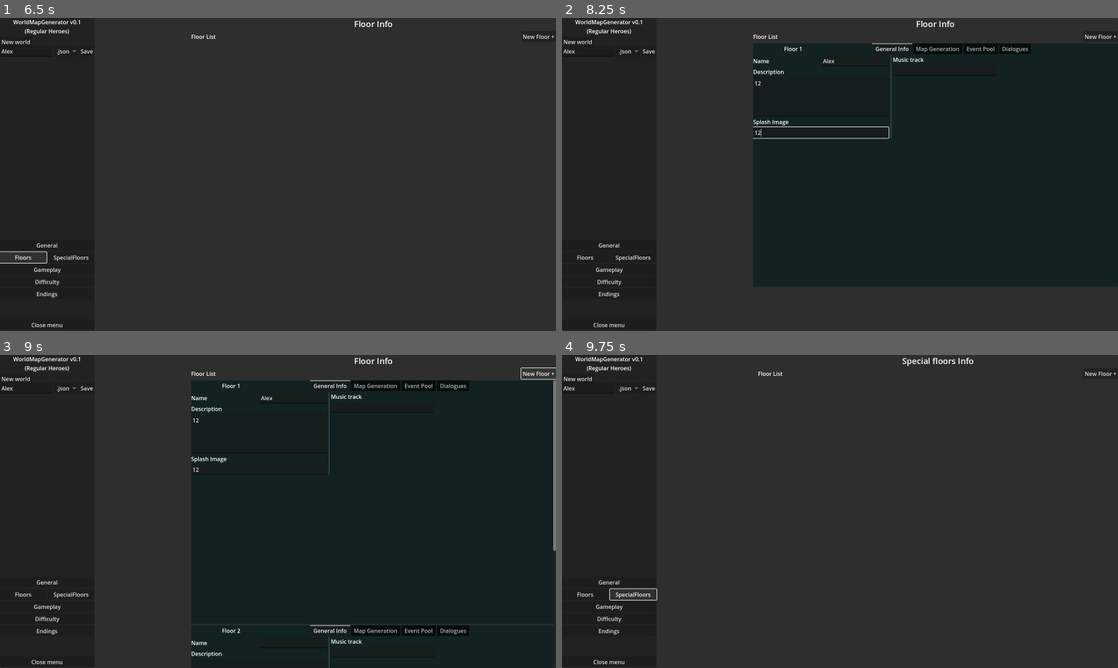
Above: before the commit, frames 1-4 (two rows, left to right).
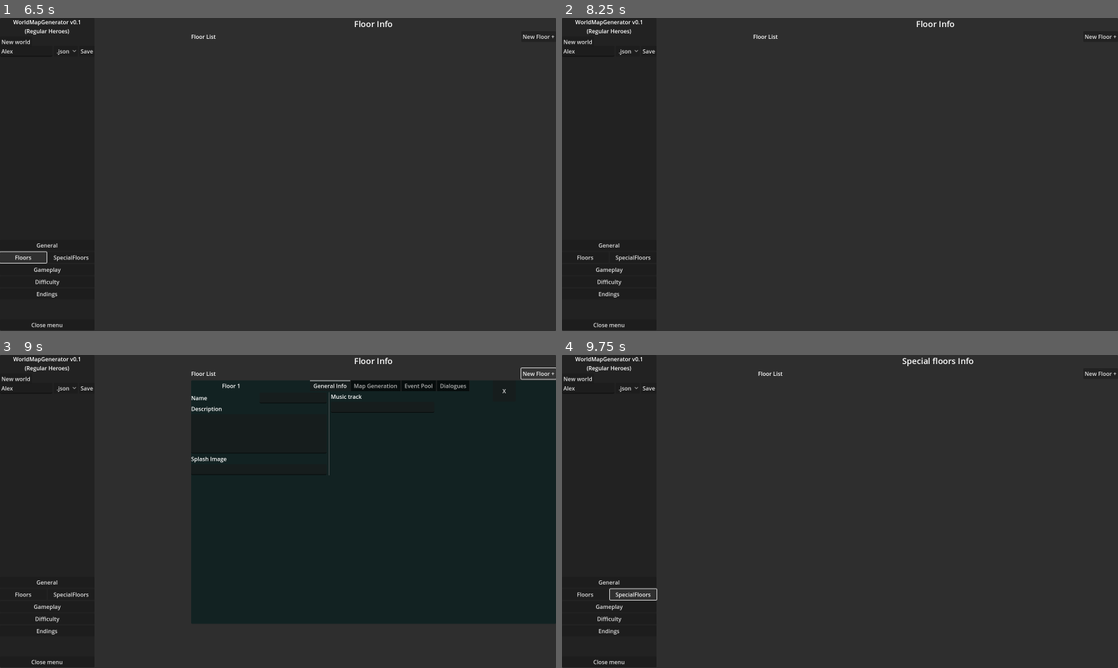
Above: after the commit, the same moments.

Repository: j-madariaga/godot-regh-world-creator
Game: Godot game, scene res://src/Scenes/MainWindow.tscn
Same seed, same stepped clock (60 frames per second), same inputs: the game is played once before the commit and once after it.
Inputs (mouse positions are in pixels of both pictures, inside the frame that each line leads up to):
- Up to frame 1 (6.5 s): click (27, 52) at 0.52 s; type "Alex" at 0.6 s; click (322, 39) at 0.75 s; type "Alex" at 0.83 s; click (511, 39) at 0.98 s; type "Alex" at 1.07 s; click (467, 55) at 1.27 s; type "Alex" at 1.35 s; click (378, 133) at 1.5 s; type "12" at 1.58 s; click "Save" at 2 s; click "New world" at 2.75 s; click "New world" at 3.5 s; click ".json" at 4.25 s; click "General" at 5 s; click "Floors" at 5.75 s
- Up to frame 2 (8.25 s): click "New Floor +" at 6.5 s; click (856, 61) at 7.27 s; type "Alex" at 7.35 s; click (823, 96) at 7.5 s; type "12" at 7.58 s; click (823, 133) at 7.73 s; type "12" at 7.82 s; click (1067, 55) at 8 s, where only the run after the commit has a clickable "X"
- Up to frame 3 (9 s): click "New Floor +" at 8.75 s
- Up to frame 4 (9.75 s): click "SpecialFloors" at 9.5 s

Frame 1 is identical in both runs. In frame 2, 46% of the frame differs, in the area x 34-100%, y 8-86%; in frame 3, 7.2%; in frame 4, nothing differs.
Error in both runs: Attempt to call function 'is_open' in base 'null instance' on a null instance. (res://src/Scripts/UI/WorldMapCreator.gd:200)

Commit message:
Encounter option effects added

Diff:
--- a/src/Scenes/EncounterTypes/BossEventObj.tscn
+++ b/src/Scenes/EncounterTypes/BossEventObj.tscn
@@ -24,6 +24,13 @@
 [node name="EventName" type="LineEdit" parent="VBoxContainer/Name"]
 layout_mode = 2
 size_flags_horizontal = 3
+
+[node name="CloseButton" type="Button" parent="VBoxContainer/Name"]
+layout_mode = 2
+size_flags_horizontal = 3
+size_flags_stretch_ratio = 0.3
+text = "X
+"
 
 [node name="Description" type="VBoxContainer" parent="VBoxContainer"]
 layout_mode = 2
@@ -110,4 +117,5 @@
 layout_mode = 2
 text = "Eligible from event pool"
 
+[connection signal="button_up" from="VBoxContainer/Name/CloseButton" to="." method="OnClose"]
 [connection signal="button_up" from="VBoxContainer/Button" to="." method="AddDialogue"]
--- a/src/Scenes/EncounterTypes/EncounterEventObj.tscn
+++ b/src/Scenes/EncounterTypes/EncounterEventObj.tscn
@@ -3,12 +3,13 @@
 [ext_resource type="Script" uid="uid://p1w1t2r18bm3" path="res://src/Scripts/UI/EventEncounterObj.gd" id="1_spi4o"]
 
 [node name="EventEncounterObj" type="PanelContainer"]
-custom_minimum_size = Vector2(500, 440)
+custom_minimum_size = Vector2(700, 440)
 offset_right = 583.0
 offset_bottom = 430.0
 script = ExtResource("1_spi4o")
 
 [node name="MainScreen" type="VBoxContainer" parent="."]
+visible = false
 layout_mode = 2
 
 [node name="Name" type="HBoxContainer" parent="MainScreen"]
@@ -24,6 +25,13 @@
 [node name="EventName" type="LineEdit" parent="MainScreen/Name"]
 layout_mode = 2
 size_flags_horizontal = 3
+
+[node name="CloseButton" type="Button" parent="MainScreen/Name"]
+layout_mode = 2
+size_flags_horizontal = 3
+size_flags_stretch_ratio = 0.3
+text = "X
+"
 
 [node name="Description" type="VBoxContainer" parent="MainScreen"]
 layout_mode = 2
@@ -82,6 +90,26 @@
 layout_mode = 2
 text = "Close options"
 
+[node name="AddOptionButton" type="Button" parent="OptionContainer"]
+layout_mode = 2
+size_flags_horizontal = 0
+text = "Add Option"
+
+[node name="OptLabel" type="Label" parent="OptionContainer"]
+layout_mode = 2
+text = "Option List"
+
+[node name="OptScroll" type="ScrollContainer" parent="OptionContainer"]
+layout_mode = 2
+size_flags_vertical = 3
+
+[node name="OptList" type="HBoxContainer" parent="OptionContainer/OptScroll"]
+layout_mode = 2
+size_flags_horizontal = 3
+size_flags_vertical = 3
+
+[connection signal="button_up" from="MainScreen/Name/CloseButton" to="." method="OnClose"]
 [connection signal="button_up" from="MainScreen/ButtonHolder/AddDialogueButton" to="." method="AddDialogue"]
 [connection signal="button_up" from="MainScreen/ButtonHolder/OpenOptionsButton" to="." method="OpenOptionsTab"]
 [connection signal="button_up" from="OptionContainer/CloseButton" to="." method="CloseOptionsTab"]
+[connection signal="button_up" from="OptionContainer/AddOptionButton" to="." method="CreateOptionHolder"]
--- a/src/Scenes/EncounterTypes/FightEventObj.tscn
+++ b/src/Scenes/EncounterTypes/FightEventObj.tscn
@@ -24,6 +24,13 @@
 [node name="EventName" type="LineEdit" parent="VBoxContainer/Name"]
 layout_mode = 2
 size_flags_horizontal = 3
+
+[node name="CloseButton" type="Button" parent="VBoxContainer/Name"]
+layout_mode = 2
+size_flags_horizontal = 3
+size_flags_stretch_ratio = 0.3
+text = "X
+"
 
 [node name="Description" type="VBoxContainer" parent="VBoxContainer"]
 layout_mode = 2
@@ -89,4 +96,5 @@
 layout_mode = 2
 text = "Eligible from event pool"
 
+[connection signal="button_up" from="VBoxContainer/Name/CloseButton" to="." method="OnClose"]
 [connection signal="button_up" from="VBoxContainer/Button" to="." method="AddDialogue"]
--- a/src/Scenes/FloorButton.tscn
+++ b/src/Scenes/FloorButton.tscn
@@ -16,6 +16,15 @@
 [node name="Organizer" type="Control" parent="."]
 layout_mode = 2
 
+[node name="CloseButton" type="Button" parent="Organizer"]
+layout_mode = 2
+offset_left = 868.0
+offset_right = 934.0
+offset_bottom = 61.0
+size_flags_horizontal = 4
+text = "X
+"
+
 [node name="HBoxContainer" type="HBoxContainer" parent="Organizer"]
 layout_mode = 2
 offset_right = 802.0
@@ -353,6 +362,7 @@
 [node name="DialogueList" type="HBoxContainer" parent="Organizer/DialogueData/Right/ScrollHolder"]
 layout_mode = 2
 
+[connection signal="button_up" from="Organizer/CloseButton" to="." method="OnClose"]
 [connection signal="tab_changed" from="Organizer/HBoxContainer/TabBar" to="." method="SwitchTab"]
 [connection signal="button_up" from="Organizer/EventData/Right/EventTypes/AddType" to="." method="AddNodeType"]
 [connection signal="tab_changed" from="Organizer/EventData/Right/TypeBar" to="." method="SwitchEventTab"]
--- a/src/Scenes/Utils/DialogueEntry.tscn
+++ b/src/Scenes/Utils/DialogueEntry.tscn
@@ -64,3 +64,15 @@
 layout_mode = 2
 size_flags_vertical = 3
 text = "1st time dialogue"
+
+[node name="Button" type="Button" parent="."]
+layout_mode = 1
+anchors_preset = 1
+anchor_left = 1.0
+anchor_right = 1.0
+offset_left = -42.0
+offset_bottom = 46.0
+grow_horizontal = 0
+text = "X"
+
+[connection signal="button_up" from="Button" to="." method="OnClose"]
--- /dev/null
+++ b/src/Scenes/Utils/DictEntry.tscn
@@ -0,0 +1,12 @@
+[gd_scene load_steps=2 format=3 uid="uid://d10g8uok2n4o3"]
+
+[ext_resource type="Script" uid="uid://0k8su85dq2b4" path="res://src/Scripts/UI/DictEntry.gd" id="1_i1lwq"]
+
+[node name="Value" type="CodeEdit"]
+custom_minimum_size = Vector2(0, 200)
+offset_top = 42.0
+offset_right = 402.0
+offset_bottom = 242.0
+size_flags_horizontal = 3
+placeholder_text = "Value"
+script = ExtResource("1_i1lwq")
--- /dev/null
+++ b/src/Scenes/Utils/EncounterOptionObj.tscn
@@ -0,0 +1,121 @@
+[gd_scene load_steps=2 format=3 uid="uid://dltaswy7hmofy"]
+
+[ext_resource type="Script" uid="uid://caxpdlrrh775x" path="res://src/Scripts/UI/OptionObj.gd" id="1_uay6i"]
+
+[node name="OptionObj" type="VBoxContainer"]
+custom_minimum_size = Vector2(400, 400)
+size_flags_horizontal = 3
+script = ExtResource("1_uay6i")
+
+[node name="Organizer" type="HBoxContainer" parent="."]
+layout_mode = 2
+size_flags_vertical = 3
+
+[node name="Left" type="VBoxContainer" parent="Organizer"]
+layout_mode = 2
+size_flags_horizontal = 3
+
+[node name="Name" type="HBoxContainer" parent="Organizer/Left"]
+layout_mode = 2
+size_flags_vertical = 0
+
+[node name="Label" type="Label" parent="Organizer/Left/Name"]
+layout_mode = 2
+text = "Title"
+
+[node name="NameInput" type="LineEdit" parent="Organizer/Left/Name"]
+layout_mode = 2
+size_flags_horizontal = 3
+
+[node name="Image" type="HBoxContainer" parent="Organizer/Left"]
+layout_mode = 2
+size_flags_vertical = 0
+
+[node name="Label" type="Label" parent="Organizer/Left/Image"]
+layout_mode = 2
+text = "Image"
+
+[node name="ImageInput" type="LineEdit" parent="Organizer/Left/Image"]
+layout_mode = 2
+size_flags_horizontal = 3
+
+[node name="EndingIndex" type="HBoxContainer" parent="Organizer/Left"]
+layout_mode = 2
+size_flags_vertical = 0
+
+[node name="Label" type="Label" parent="Organizer/Left/EndingIndex"]
+layout_mode = 2
+text = "Ending index"
+
+[node name="EndIdxInput" type="SpinBox" parent="Organizer/Left/EndingIndex"]
+layout_mode = 2
+size_flags_horizontal = 3
+
+[node name="Description" type="VBoxContainer" parent="Organizer/Left"]
+layout_mode = 2
+size_flags_vertical = 3
+
+[node name="Label" type="Label" parent="Organizer/Left/Description"]
+layout_mode = 2
+text = "Description"
+
+[node name="DescInput" type="TextEdit" parent="Organizer/Left/Description"]
+layout_mode = 2
+size_flags_horizontal = 3
+size_flags_vertical = 3
+
+[node name="Right" type="VBoxContainer" parent="Organizer"]
+layout_mode = 2
+size_flags_horizontal = 3
+
+[node name="Effects" type="VBoxContainer" parent="Organizer/Right"]
+layout_mode = 2
+size_flags_vertical = 3
+
+[node name="HBoxContainer" type="HBoxContainer" parent="Organizer/Right/Effects"]
+layout_mode = 2
+
+[node name="Label" type="Label" parent="Organizer/Right/Effects/HBoxContainer"]
+layout_mode = 2
+text = "Effects"
+
+[node name="AddEffect" type="Button" parent="Organizer/Right/Effects/HBoxContainer"]
+layout_mode = 2
+text = "Add+"
+
+[node name="Scroll" type="ScrollContainer" parent="Organizer/Right/Effects"]
+layout_mode = 2
+size_flags_horizontal = 3
+size_flags_vertical = 3
+
+[node name="ActionList" type="VBoxContainer" parent="Organizer/Right/Effects/Scroll"]
+layout_mode = 2
+size_flags_horizontal = 3
+
+[node name="Requirements" type="VBoxContainer" parent="Organizer/Right"]
+layout_mode = 2
+size_flags_vertical = 3
+
+[node name="HBoxContainer" type="HBoxContainer" parent="Organizer/Right/Requirements"]
+layout_mode = 2
+
+[node name="Label" type="Label" parent="Organizer/Right/Requirements/HBoxContainer"]
+layout_mode = 2
+text = "Requirements"
+
+[node name="AddReq" type="Button" parent="Organizer/Right/Requirements/HBoxContainer"]
+layout_mode = 2
+text = "Add+"
+
+[node name="Scroll" type="ScrollContainer" parent="Organizer/Right/Requirements"]
+layout_mode = 2
+size_flags_horizontal = 3
+size_flags_vertical = 3
+
+[node name="ReqList" type="VBoxContainer" parent="Organizer/Right/Requirements/Scroll"]
+layout_mode = 2
+size_flags_horizontal = 3
+size_flags_vertical = 3
+
+[connection signal="button_up" from="Organizer/Right/Effects/HBoxContainer/AddEffect" to="." method="AddEffect"]
+[connection signal="button_up" from="Organizer/Right/Requirements/HBoxContainer/AddReq" to="." method="AddRequirement"]
--- a/src/Scripts/UI/DialogueEntry.gd
+++ b/src/Scripts/UI/DialogueEntry.gd
@@ -5,6 +5,9 @@
 @onready var triggerChance = $Organizer/TriggerChance/TriggerChance
 @onready var autoSkip = $Organizer/AutoSkip
 @onready var firstBoot = $Organizer/FirstBoot
+
+func OnClose():
+	self.queue_free();
 
 func Load(_data : Variant = null):
 	if _data == null:
--- /dev/null
+++ b/src/Scripts/UI/DictEntry.gd
@@ -0,0 +1,14 @@
+class_name DictionaryEntryObj
+extends CodeEdit
+
+func SaveResource(list := []):
+	var entry = {}
+	entry = str_to_var(text)
+	print(entry)
+
+	list.append(entry)
+	return;
+
+func LoadResource(entry):
+	text = var_to_str(entry);
+	return;
--- a/src/Scripts/UI/EventEncounterObj.gd
+++ b/src/Scripts/UI/EventEncounterObj.gd
@@ -1,5 +1,7 @@
 class_name EventEncounterObj
 extends GameEncounterObj
+
+const OPTION_OBJ = preload("res://src/Scenes/Utils/EncounterOptionObj.tscn")
 
 @onready var mainScreen = $MainScreen
 @onready var optionsScreen = $OptionContainer
@@ -9,8 +11,16 @@
 @onready var eligibleToggle = $MainScreen/EligibleFromPool
 @onready var dialogueList = $MainScreen/Scroll/DialogueList
 
+@onready var optionList = $OptionContainer/OptScroll/OptList
+
+
 func _ready():
 	CloseOptionsTab();
+
+
+func CreateOptionHolder():
+	var obj = OPTION_OBJ.instantiate();
+	optionList.add_child(obj);
 
 func OpenOptionsTab():
 	optionsScreen.visible = true;
@@ -35,10 +45,15 @@
 
 	for ch in dialogueList.get_children():
 		res.dialogueData.append(ch.SaveResource());
+
+	for opt : EncounterOptionObj in optionList.get_children():
+			res.encounterOptions.append(opt.SaveResource());
+
 	return res;
 
 func LoadResource(res : EventEncounterResource):
 	eventName.text = res.title;
+	descName.text = res.description;
 	eligibleToggle.button_pressed = res.eligible;
 
 	for dial in res.dialogueData:
@@ -46,3 +61,8 @@
 		var dialEntry = DIAL_ENTRY_OBJ.instantiate();
 		dialogueList.add_child(dialEntry);
 		dialEntry.LoadResource(dial);
+
+	for opt in res.encounterOptions:
+		var optObj = OPTION_OBJ.instantiate();
+		optionList.add_child(optObj);
+		optObj.LoadResource(opt);
--- a/src/Scripts/UI/FloorButton.gd
+++ b/src/Scripts/UI/FloorButton.gd
@@ -39,7 +39,8 @@
 # Floor dialogues
 @onready var dialogueList = $Organizer/DialogueData/Right/ScrollHolder/DialogueList
 
-
+func OnClose():
+	self.queue_free();
 
 func _ready():
 	SwitchTab(0);
--- a/src/Scripts/UI/GameEncounterObj.gd
+++ b/src/Scripts/UI/GameEncounterObj.gd
@@ -3,6 +3,8 @@
 
 const DIAL_ENTRY_OBJ = preload("res://src/Scenes/Utils/DialogueEntry.tscn")
 
+func OnClose():
+	self.queue_free();
 
 func LoadJSON(_data := {}):
 	return;
--- /dev/null
+++ b/src/Scripts/UI/OptionObj.gd
@@ -0,0 +1,60 @@
+class_name EncounterOptionObj
+extends VBoxContainer
+
+const DICT_ENTRY_OBJ = preload("res://src/Scenes/Utils/DictEntry.tscn");
+
+@onready var nameInput = $Organizer/Left/Name/NameInput
+@onready var descInput = $Organizer/Left/Description/DescInput
+@onready var imageInput = $Organizer/Left/Image/ImageInput
+@onready var endIdxInput = $"Organizer/Left/EndingIndex/EndIdxInput"
+
+@onready var reqList = $Organizer/Right/Requirements/Scroll/ReqList
+@onready var actionList = $Organizer/Right/Effects/Scroll/ActionList
+
+
+func AddEffect():
+	var entry = DICT_ENTRY_OBJ.instantiate();
+	actionList.add_child(entry);
+	return;
+
+func AddRequirement():
+	var entry = DICT_ENTRY_OBJ.instantiate();
+	reqList.add_child(entry);
+	return;
+
+
+
+func LoadResource(res : EncounterOptionResource):
+	nameInput.text = res.title;
+	descInput.text = res.description;
+	imageInput.text = res.imageFilename;
+	endIdxInput.value = res.endIdx;
+
+	for req in res.requirements:
+		var entry = DICT_ENTRY_OBJ.instantiate();
+		reqList.add_child(entry);
+		entry.LoadResource(req);
+
+	for act in res.actions:
+		var entry = DICT_ENTRY_OBJ.instantiate();
+		actionList.add_child(entry);
+		entry.LoadResource(act);
+
+	return;
+
+func SaveResource() -> EncounterOptionResource:
+	var res := EncounterOptionResource.new();
+	res.title = nameInput.text;
+	res.description = descInput.text;
+	res.imageFilename = imageInput.text;
+	res.endIdx = endIdxInput.value;
+
+	res.requirements = []
+	for entry in reqList.get_children():
+		entry.SaveResource(res.requirements);
+
+	res.actions = []
+	for entry in actionList.get_children():
+		entry.SaveResource(res.actions);
+
+	return res;
--- a/src/Scripts/WorldData/Utils/EncounterOptionResource.gd
+++ b/src/Scripts/WorldData/Utils/EncounterOptionResource.gd
@@ -1,10 +1,11 @@
 class_name EncounterOptionResource
 extends Resource
 
-@export var optTitle : String = "";
+@export var title : String = "";
 @export var description : String = "";
 @export var imageFilename : String = "";
 var eligible : bool = true;
+@export var endIdx : int = 0;
 
-@export var requirements := {};
-@export var actions : Array[EncounterActionResource];
+@export var requirements : Array[Dictionary] = [];
+@export var actions : Array[Dictionary] = [];
